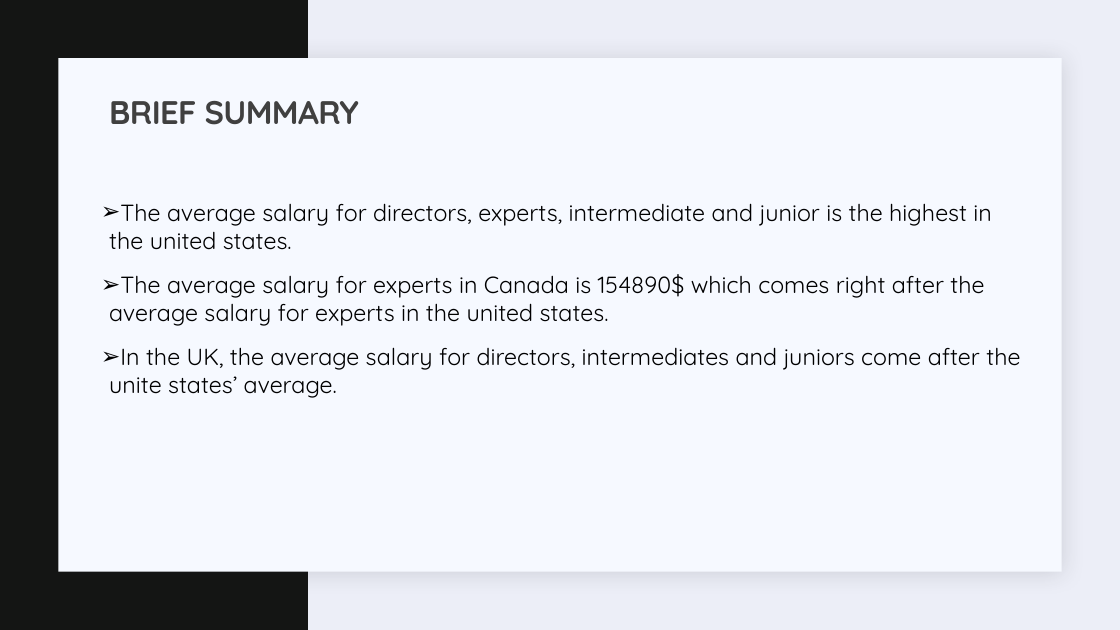
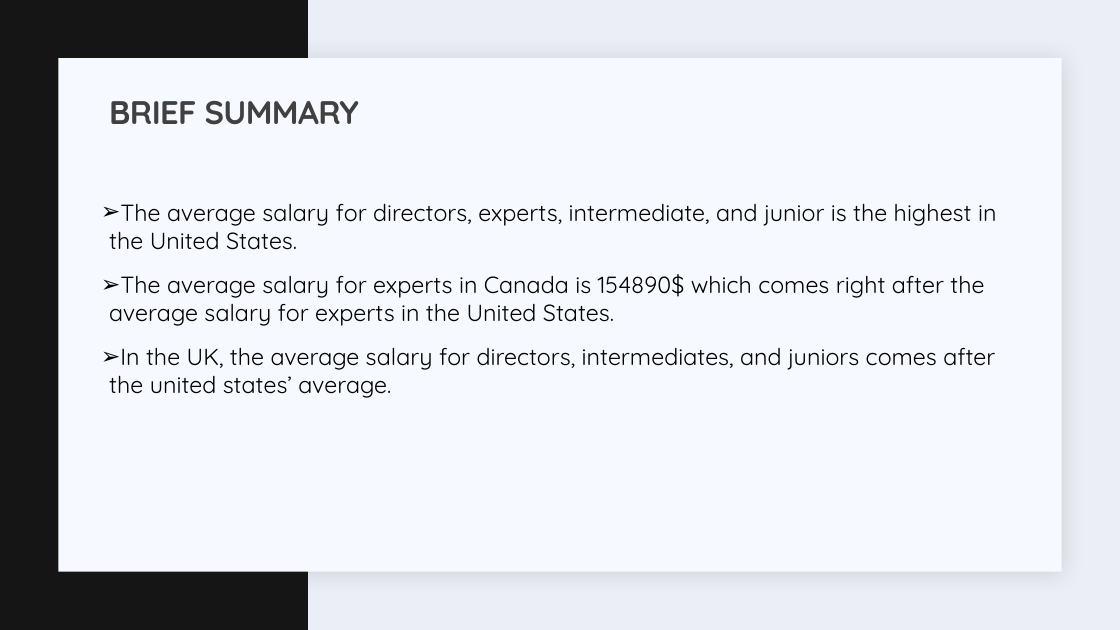
Before and after one commit to JEDDTT/Software-Projects, a slide deck: slide 37 of Data Analysis/DATA SCIENTIST SALARY.pptx (slide 33 before the commit). Drawn at 1120x630 pixels with LibreOffice and Linux fonts; fonts in the diff are those of the drawing. Boxes give left, top, right and bottom in pixels: in the first picture for what was removed or moved away, otherwise in the second. Text is boxed around its words. In the diff, an @@ line names an element or a change of style, - is before the commit and + after.

```diff
--- a/Data Analysis/DATA SCIENTIST SALARY.pptx
+++ b/Data Analysis/DATA SCIENTIST SALARY.pptx
@@ text at (x1=109, y1=203, x2=996, y2=398): text changed @@
-➢ The average salary for directors, experts, intermediate and junior is the highest in the united states.
-➢ The average salary for experts in Canada is 154890$ which comes right after the average salary for experts in the united states.
-➢ In the UK, the average salary for directors, intermediates and juniors come after the unite states’ average.
+➢ The average salary for directors, experts, intermediate, and junior is the highest in the United States.
+➢ The average salary for experts in Canada is 154890$ which comes right after the average salary for experts in the United States.
+➢ In the UK, the average salary for directors, intermediates, and juniors comes after the united states’ average.
```
Also in this commit, not shown: 23 other slides changed, 5 slides added, 13 other files.
